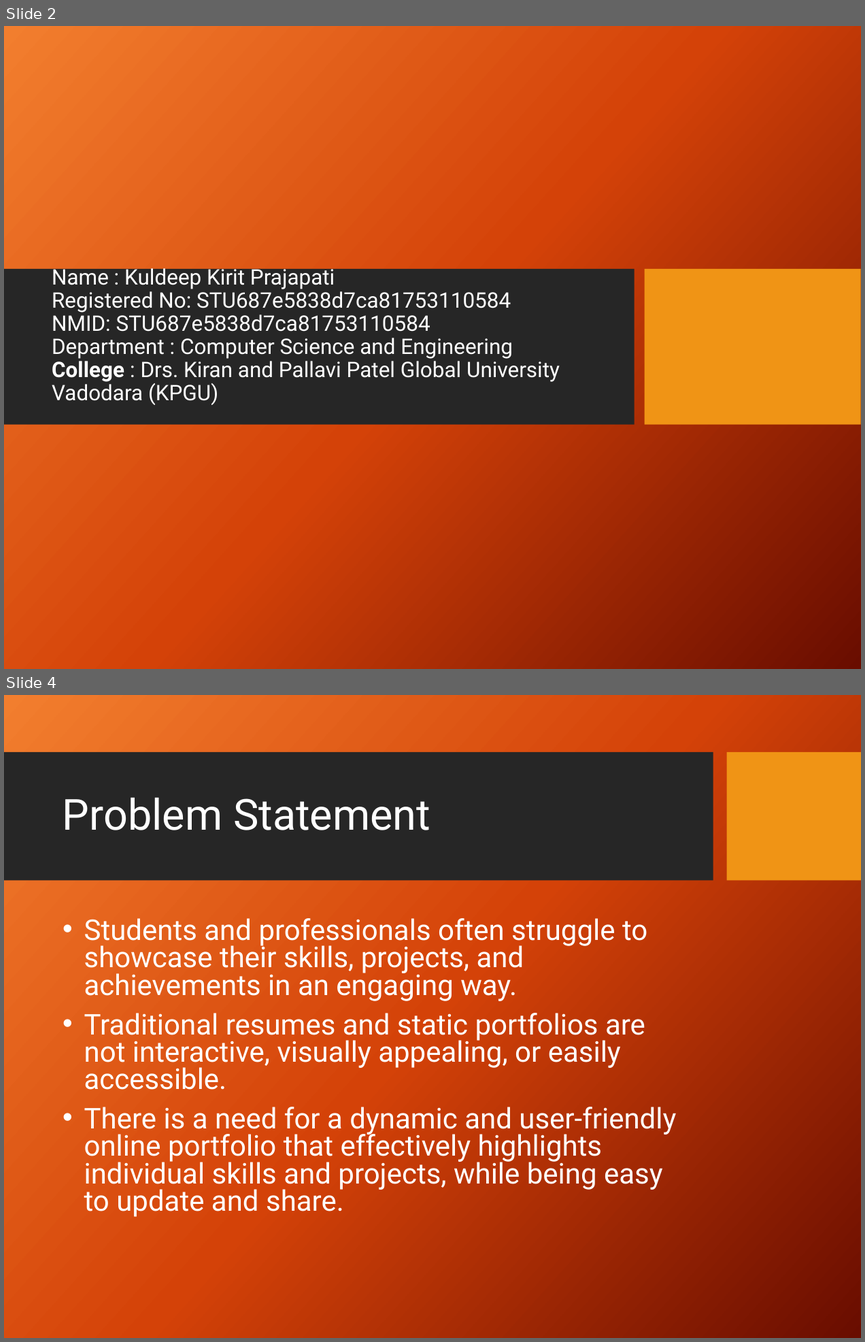
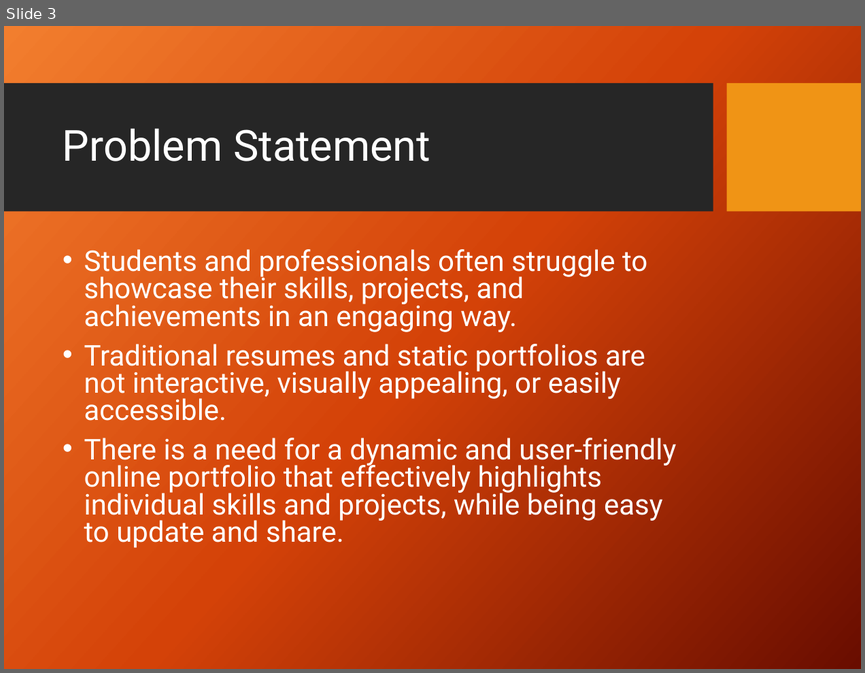
Before and after one commit to kuldeepin3/portfolio-capstone-edunet, a slide deck: Interactive_Portfolio_Presentation (1).pptx. Shown one above the other, each under a label of ours: slides 2 and 4 before the commit, slide 3 after it; the slides between them are not shown. The pictures are 865x1342 and 865x673 pixels, drawn with LibreOffice and Linux fonts; fonts in the diff are those of the drawing; background and template pictures are left out. Boxes give left, top, right and bottom in pixels: in the first picture for what was removed or moved away, otherwise in the second. Text is boxed around its words. In the diff, an @@ line names an element or a change of style, - is before the commit and + after.

```diff
--- a/Interactive_Portfolio_Presentation (1).pptx
+++ b/Interactive_Portfolio_Presentation (1).pptx
@@ slide 2 removed at (4, 26, 861, 669), background picture (left out) @@
@@ rectangle removed at (4, 269, 634, 424) @@
@@ title removed at (52, 265, 560, 405) @@
-Name : Kuldeep Kirit Prajapati
-Registered No: STU687e5838d7ca81753110584
-NMID: STU687e5838d7ca81753110584
-Department : Computer Science and Engineering
-College : Drs. Kiran and Pallavi Patel Global University Vadodara (KPGU)
@@ rectangle removed at (644, 269, 860, 424) @@
@@ what was slide 4 is now slide 3 @@
```
Also in this commit, not shown: 6 slides changed, 6 slides added, 6 other slides removed.
